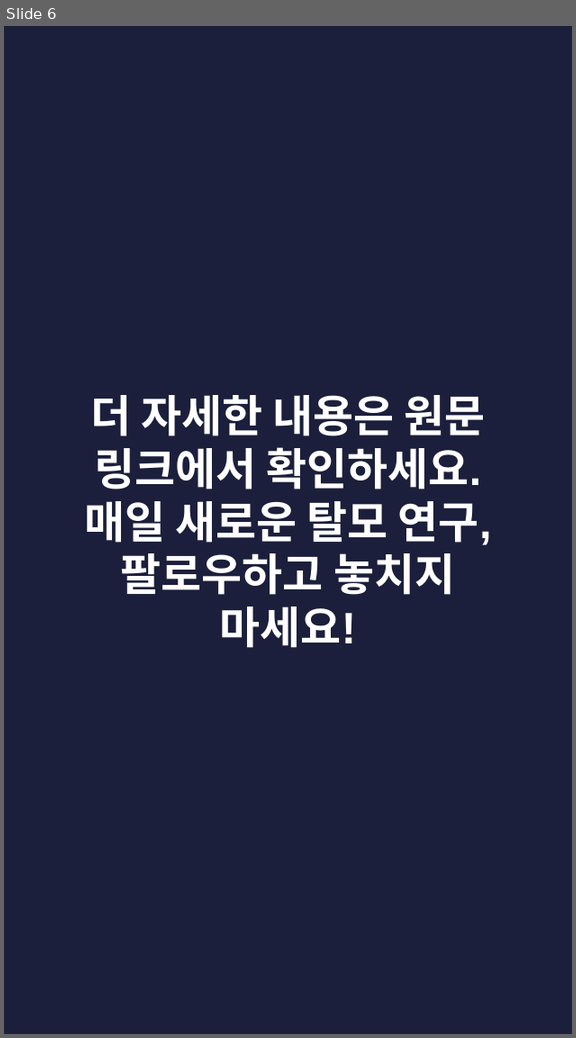
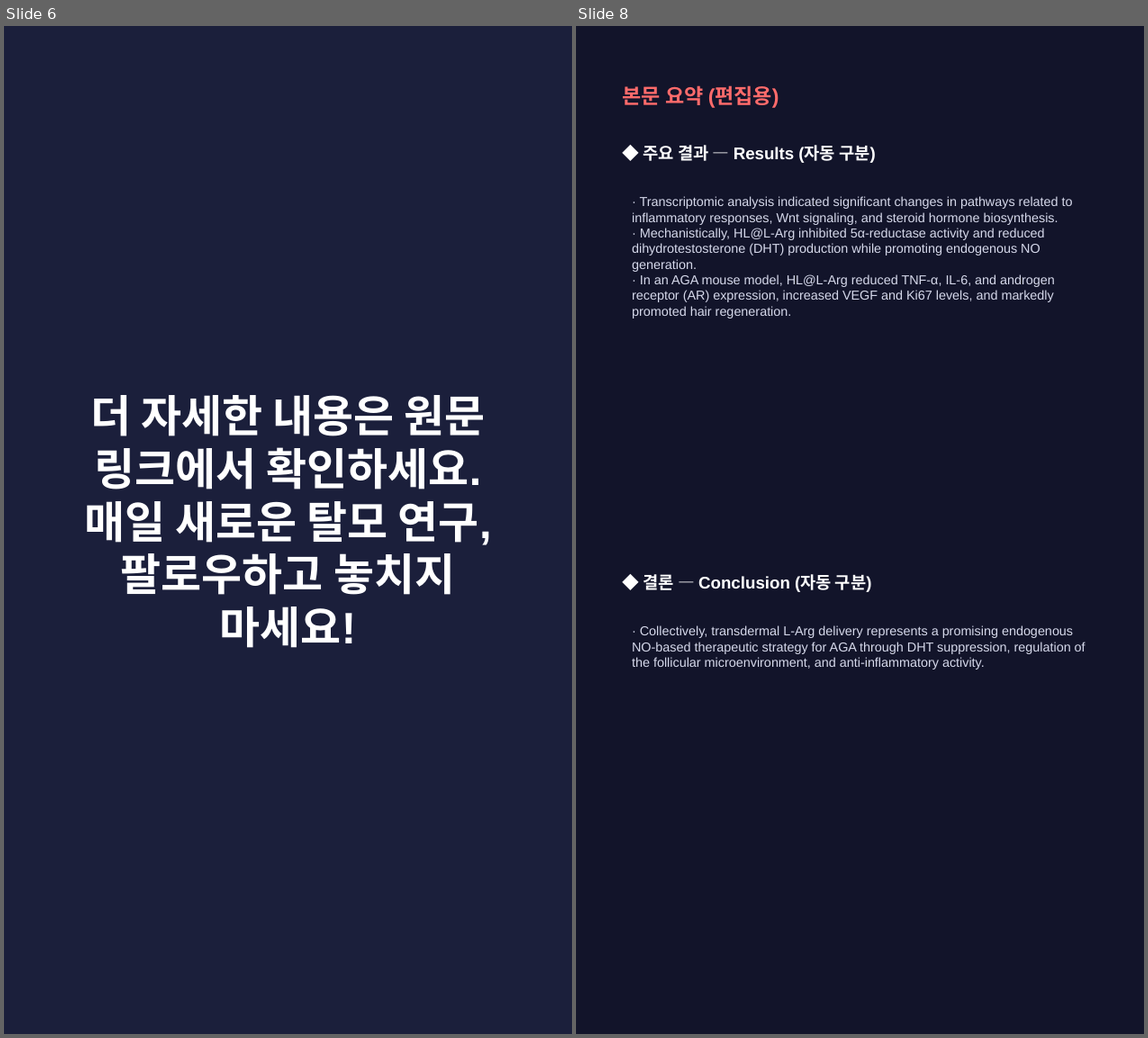
Before and after one commit to hyokang2010-BJ-ANTH/product-builder-test, a slide deck: pwa/data/latest/slides.pptx. Shown side by side, each under a label of ours: slide 6 before the commit, slides 6 and 8 after it; the slides between them are not shown. The pictures are 576x1038 and 1148x1038 pixels, drawn with LibreOffice and Linux fonts; fonts in the diff are those of the drawing. Boxes give left, top, right and bottom in pixels: in the first picture for what was removed or moved away, otherwise in the second. Text is boxed around its words. In the diff, an @@ line names an element or a change of style, - is before the commit and + after.

```diff
--- a/pwa/data/latest/slides.pptx
+++ b/pwa/data/latest/slides.pptx
@@ slide 8 added at bbox=[576, 26, 1144, 1034], background #12142A @@
@@ text added at bbox=[623, 85, 779, 108], 16 pt, text #FF6B6B, bold @@
+본문 요약 (편집용)
@@ text added at bbox=[644, 145, 876, 163], 13 pt, text #FFFFFF, bold @@
+◆ 주요 결과 — Results (자동 구분)
@@ text added at bbox=[632, 196, 1073, 318], 10 pt, text #D5D8EA @@
+· Transcriptomic analysis indicated significant changes in pathways related to inflammatory responses, Wnt signaling, and steroid hormone biosynthesis.
+· Mechanistically, HL@L-Arg inhibited 5α-reductase activity and reduced dihydrotestosterone (DHT) production while promoting endogenous NO generation.
+· In an AGA mouse model, HL@L-Arg reduced TNF-α, IL-6, and androgen receptor (AR) expression, increased VEGF and Ki67 levels, and markedly promoted hair regeneration.
@@ text added at bbox=[644, 574, 872, 592], 13 pt, text #FFFFFF, bold @@
+◆ 결론 — Conclusion (자동 구분)
@@ text added at bbox=[632, 625, 1085, 670], 10 pt, text #D5D8EA @@
+· Collectively, transdermal L-Arg delivery represents a promising endogenous NO-based therapeutic strategy for AGA through DHT suppression, regulation of the follicular microenvironment, and anti-inflammatory activity.
```
Also in this commit, not shown: 2 slides changed, 4 other slides added, 4 slides removed, 26 other files.
